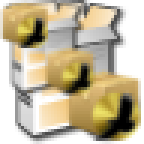
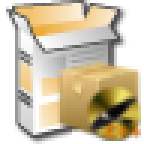
Comparing the layer stacks of the two w=144, h=144 images. Changes:
renamed "orange-install.ico - Ícone nº9" to "Camada colada", moved it above "orange-install.png", painted on it over <box>6,0,141,144</box>
renamed "package.ico" to "orange-install.png", painted on it over <box>0,0,129,144</box>
removed layer "cópia de orange-install.ico - Ícone nº9" over <box>3,0,96,96</box>
